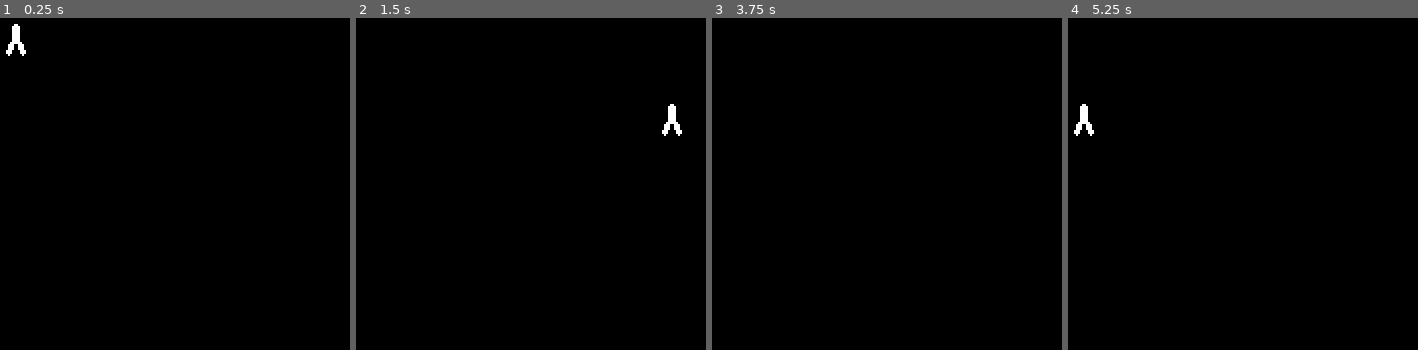
Above: before the commit, frames 1-4 (left to right).
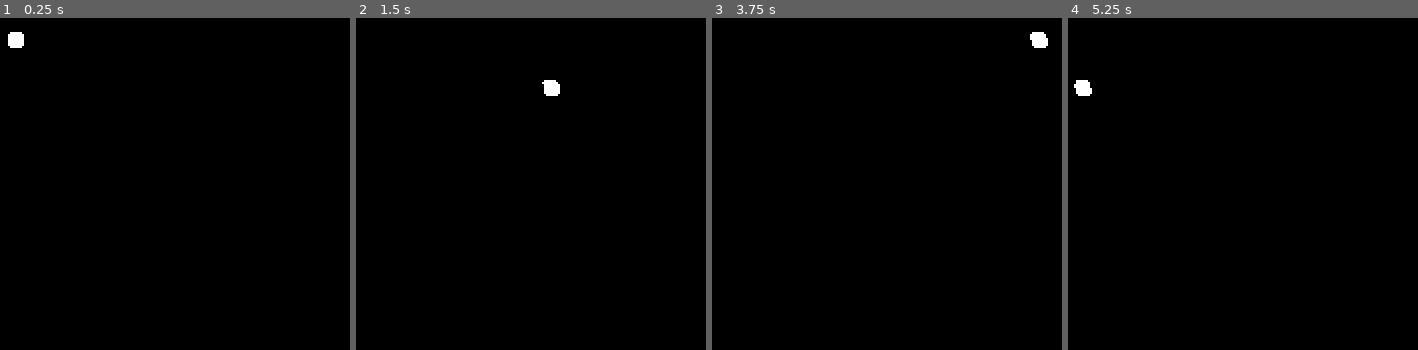
Above: after the commit, the same moments.

Repository: deltea/jumbotron
Game: Godot game, scene res://rooms/main.tscn
Two runs of this game, one before a commit and one after it. Both use one fixed random seed, a clock stepped at 60 frames per second and the inputs below.
Inputs:
- Up to frame 1 (0.25 s): no input
- Up to frame 2 (1.5 s): tap Enter at 0.5 s; hold D (right) 0.53-1.28 s; hold S (down) from 1.28 s (still down)
- Up to frame 3 (3.75 s): release S (down) at 2.03 s; hold D (right) 2.03-2.78 s; hold W (up) 2.78-3.53 s; tap Space at 3.5 s; hold A (left) from 3.53 s (still down)
- Up to frame 4 (5.25 s): release A (left) at 5.03 s; hold S (down) from 5.03 s (still down)

The runs differ from the first frame. In frame 1, 0.2% of the frame differs, in the area x 1-8%, y 1-12%; in frame 2, 0.5%, in the area x 53-94%, y 18-36%; in frame 3, 0.2%; in frame 4, 0.5%.

Commit message:
movement done

Diff:
--- /dev/null
+++ b/autoloads/Clock.gd
@@ -0,0 +1,23 @@
+extends Node
+
+@export var slowmo_smoothing = 0.04
+
+var time = 0.0
+var slowmo_amount = 0.0
+var base_time_scale = 1.0
+
+func _process(delta: float) -> void:
+	time += delta
+	slowmo_amount = move_toward(slowmo_amount, 0.0, slowmo_smoothing)
+	Engine.time_scale = clamp(base_time_scale - slowmo_amount, 0, 1.0)
+
+func wait(duration: float):
+	await get_tree().create_timer(duration, false, false, true).timeout
+
+func hitstop(duration: float):
+	base_time_scale = 0.0
+	await wait(duration)
+	base_time_scale = 1.0
+
+func slowmo():
+	slowmo_amount = 1.0
--- a/project.godot
+++ b/project.godot
@@ -14,6 +14,10 @@
 run/main_scene="uid://dxrb6p4mgk7oc"
 config/features=PackedStringArray("4.6", "GL Compatibility")
 config/icon="res://icon.svg"
+
+[autoload]
+
+Clock="*uid://ccr2lkur8rihf"
 
 [display]
 
--- a/rooms/main.tscn
+++ b/rooms/main.tscn
@@ -6,3 +6,4 @@
 
 [node name="Player" parent="." unique_id=52043050 instance=ExtResource("1_x4obk")]
 position = Vector2(153, 165)
+move_speed = 120.0
--- a/scenes/player.gd
+++ b/scenes/player.gd
@@ -1,9 +1,15 @@
 class_name Player
 extends CharacterBody2D
 
-@export var move_speed: float = 200.0
+@export var move_speed = 120.0
+@export var walk_tilt = 8.0
+@export var walk_tilt_speed = 1500.0
 
-func _physics_process(delta):
+@onready var sprite: Sprite2D = $Sprite2D
+
+func _physics_process(dt: float) -> void:
 	var input = Input.get_vector("left", "right", "up", "down")
 	velocity = input.normalized() * move_speed
+	sprite.rotation_degrees = sin(Clock.time * walk_tilt_speed * dt) * walk_tilt if input else 0
+
 	move_and_slide()
--- a/scenes/player.tscn
+++ b/scenes/player.tscn
@@ -7,9 +7,12 @@
 
 [node name="Player" type="CharacterBody2D" unique_id=52043050]
 script = ExtResource("1_3vyb7")
+move_speed = null
 
 [node name="Sprite2D" type="Sprite2D" parent="." unique_id=949096534]
+position = Vector2(0, 4)
 texture = ExtResource("2_g2els")
+offset = Vector2(0, -4)
 
 [node name="CollisionShape2D" type="CollisionShape2D" parent="." unique_id=1097153622]
 shape = SubResource("CapsuleShape2D_g2els")
Binary file changed: assets/player.png
Not shown, added: autoloads/Clock.gd.uid
Not shown, changed: README.md
